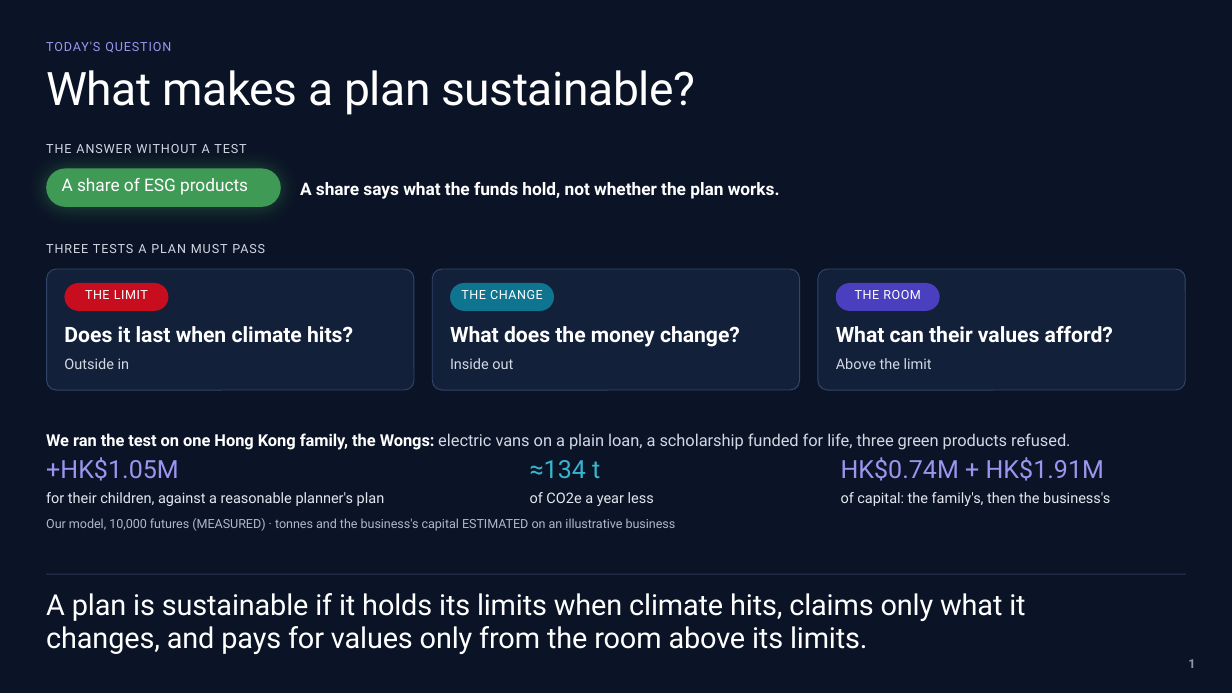
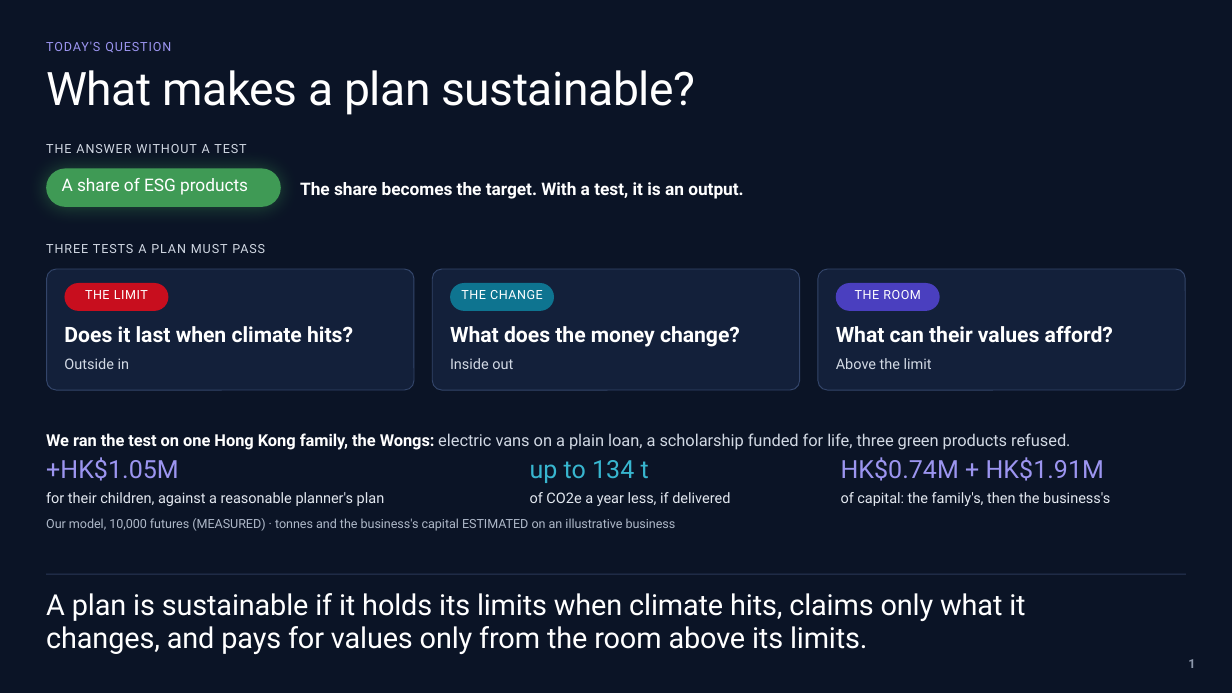
Before and after one commit to Peeradonn/finplan, a slide deck: slide 1 of Final/deck/Axis.pptx. Drawn at 1232x693 pixels with LibreOffice and Linux fonts; fonts in the diff are those of the drawing; background and template pictures are left out. Boxes give left, top, right and bottom in pixels: in the first picture for what was removed or moved away, otherwise in the second. Text is boxed around its words. In the diff, an @@ line names an element or a change of style, - is before the commit and + after.

```diff
--- a/Final/deck/Axis.pptx
+++ b/Final/deck/Axis.pptx
@@ text at (300,182,743,199): text changed @@
-A share says what the funds hold, not whether the plan works.
+The share becomes the target. With a test, it is an output.
@@ text at (530,460,649,483): text changed @@
-≈134 t
+up to 134 t
@@ text at (530,492,730,506): text changed @@
-of CO2e a year less
+of CO2e a year less, if delivered
```
Also in this commit, not shown: 6 other slides changed, 4 slides added, 6 other files.
